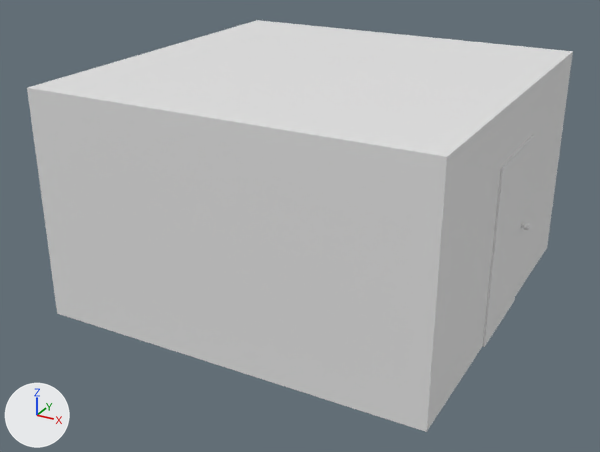
The FBX model Assets/meshes/SimpleRoom.fbx: old version first, new version second.
Before and after are seen from a 50 mm lens placed at (4.14, -8.07, 4.67), pointed at (-0.11, -0.34, 0.8). The lights are fixed; the arrows at lower left show +X, +Y and +Z.

The scene before the commit, as lines of its bpy script (objects in view):
```python
me_cube = bpy.data.meshes.new('Cube')
me_cube.from_pydata(...)  # 16 vertices, 10 faces; spans x -2.2..2.2, y -2.2..2.2, z 0.0..2.59
me_cube_002 = bpy.data.meshes.new('Cube.002')
me_cube_002.from_pydata(...)  # 16 vertices, 12 faces; spans x 0.03..0.07, y -0.58..0.58, z -0.78..1.23
me_cube_003 = bpy.data.meshes.new('Cube.003')
me_cube_003.from_pydata(...)  # 826 vertices, 745 faces; spans x -0.09..0.13, y -0.01..1.09, z 0.0..1.97
ob_door = bpy.data.objects.new('Door', me_cube_003)
ob_door.location = (2.18, -0.54, 0.0)
ob_door.scale = (0.99, 0.99, 0.99)
ob_doorframe = bpy.data.objects.new('DoorFrame', me_cube_002)
ob_doorframe.location = (2.16, 0.0, 0.78)
ob_doorframe.scale = (0.99, 0.99, 0.99)
ob_room = bpy.data.objects.new('Room', me_cube)
ob_room.location = (0.0, 0.0, 0.0)
```
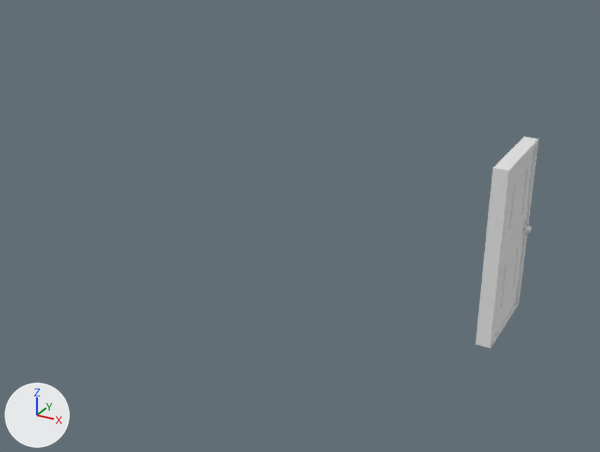
Edits to the bpy script that builds the scene:
```text
Change ob_doorframe:
    ob_doorframe.scale: (0.99, 0.99, 0.99) -> (1.0, 1.0, 1.0)
    ob_doorframe.location: (2.16, 0.0, 0.78) -> (2.16, -0.01, 0.78)
Remove ob_room:
    ob_room = bpy.data.objects.new('Room', me_cube)
    ob_room.location = (0.0, 0.0, 0.0)
Change ob_door:
    ob_door.scale: (0.99, 0.99, 0.99) -> (1.0, 1.0, 1.0)
    ob_door.location: (2.18, -0.54, 0.0) -> (2.17, -0.54, 0.0)
```

Boxes [x1, y1, x2, y2] around the edits, measured in the pictures (600 x 452 px):
'Room', deleted
    before: [27, 20, 573, 432]
'Door', moved, rescaled
    before: [486, 140, 533, 344]
    after: [492, 148, 534, 338]
'DoorFrame', moved, rescaled (23% wider)
    before: [482, 135, 534, 347]
    after: [475, 137, 539, 348]
